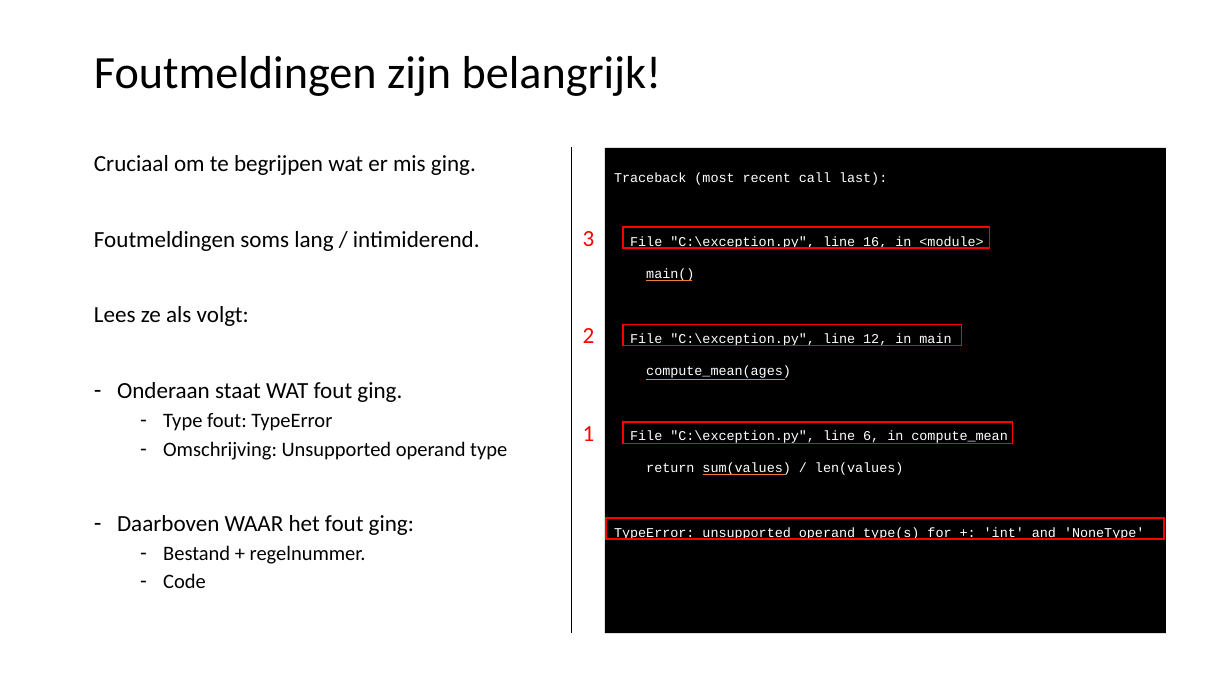
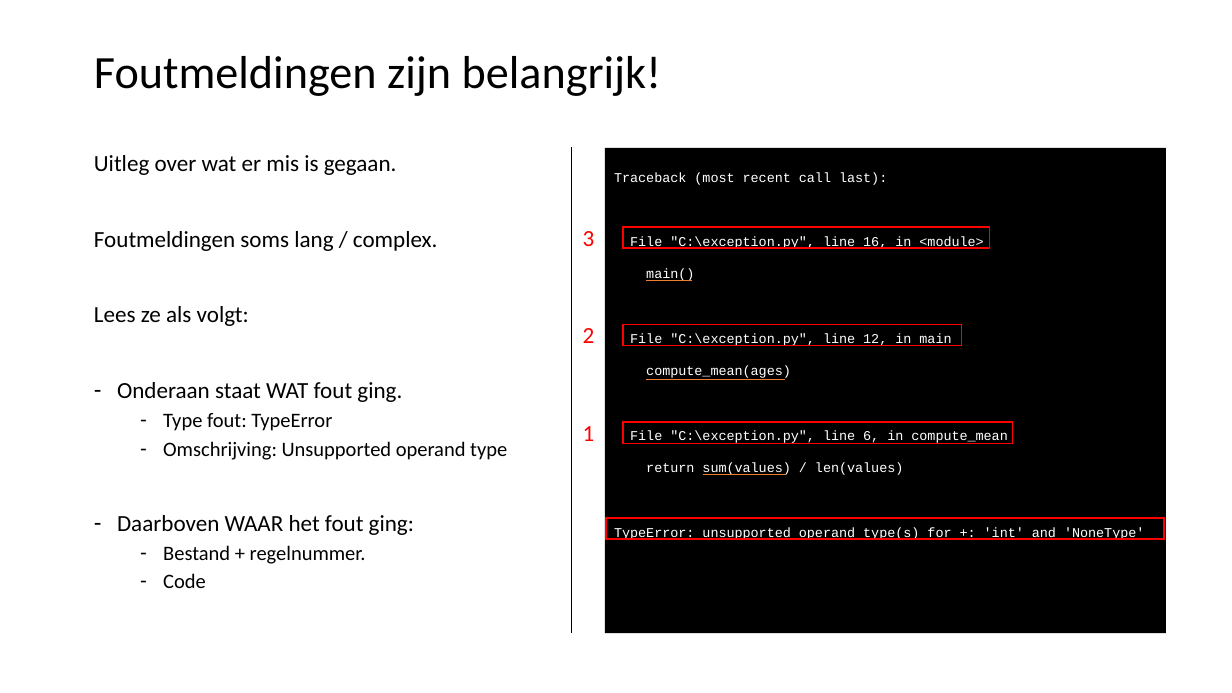
Before and after one commit to LFKoning/knowledge-sharing, a slide deck: slide 38 of python_course/2_production_code/python_cursus_2.pptx (slide 37 before the commit). Drawn at 1232x693 pixels with LibreOffice and Linux fonts; fonts in the diff are those of the drawing. Boxes give left, top, right and bottom in pixels: in the first picture for what was removed or moved away, otherwise in the second. Text is boxed around its words. In the diff, an @@ line names an element or a change of style, - is before the commit and + after.

```diff
--- a/python_course/2_production_code/python_cursus_2.pptx
+++ b/python_course/2_production_code/python_cursus_2.pptx
@@ text at (x1=94, y1=155, x2=438, y2=251): text changed @@
-Cruciaal om te begrijpen wat er mis ging.
-Foutmeldingen soms lang / intimiderend.
+Uitleg over wat er mis is gegaan.
+Foutmeldingen soms lang / complex.
```
Also in this commit, not shown: 15 other slides changed, 1 slide added, 3 other files.
